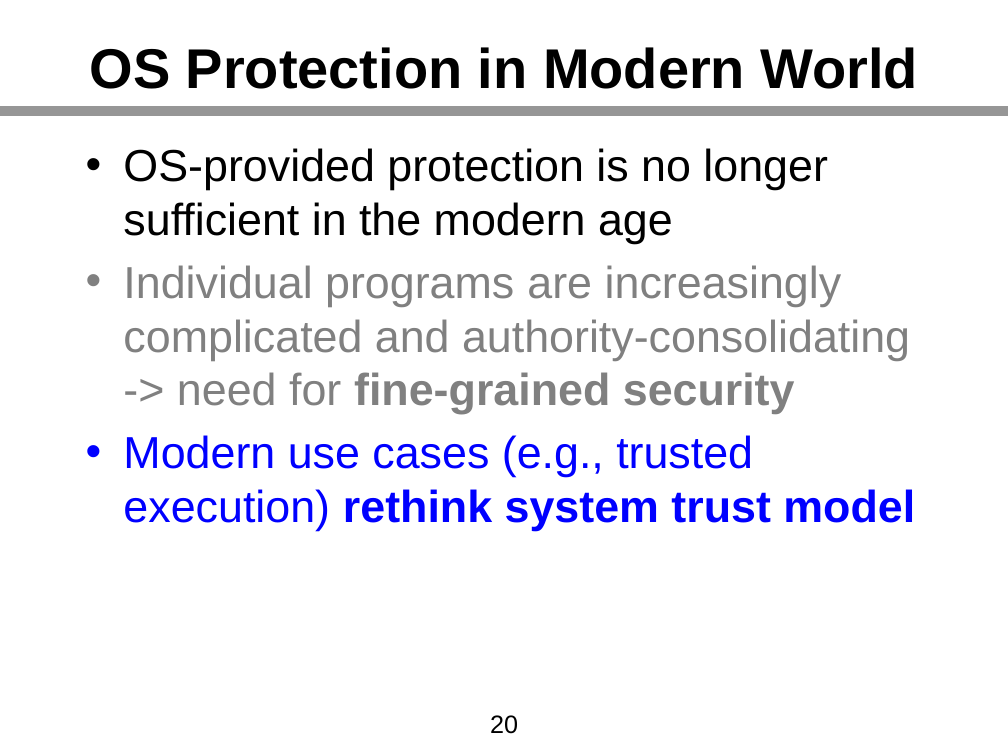
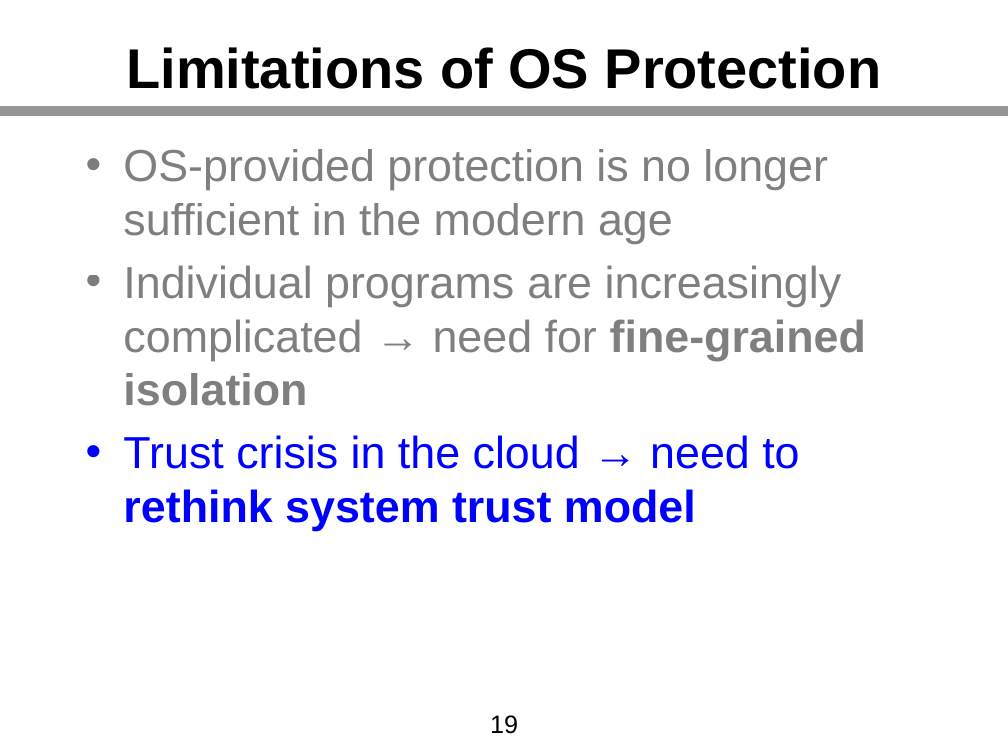
Before and after one commit to kha-dinh/kha-dinh.github.io, a slide deck: slide 19 of assets/pdf/thesis_slides.pptx (slide 20 before the commit). Drawn at 1008x756 pixels with LibreOffice and Linux fonts; fonts in the diff are those of the drawing. Boxes give left, top, right and bottom in pixels: in the first picture for what was removed or moved away, otherwise in the second. Text is boxed around its words. In the diff, an @@ line names an element or a change of style, - is before the commit and + after.

```diff
--- a/assets/pdf/thesis_slides.pptx
+++ b/assets/pdf/thesis_slides.pptx
@@ title at (126, 47, 882, 89): text changed @@
-OS Protection in Modern World
+Limitations of OS Protection
@@ text at (123, 149, 828, 244): text colour #000000 to #000000 at 50% opacity in "OS-provided protection is no longer sufficient in ..." @@
@@ text at (123, 265, 866, 531): text changed; text colour #808080 to #000000 at 50% opacity @@
-• Individual programs are increasingly complicated and authority-consolidating -> need for fine-grained security
-• Modern use cases (e.g., trusted execution) rethink system trust model
+• Individual programs are increasingly complicated → need for fine-grained isolation
+• Trust crisis in the cloud → need to rethink system trust model
@@ page number at (490, 715, 518, 734): text changed @@
-20
+19
```
Also in this commit, not shown: 19 other slides changed, 66 slides added, 18 slides removed, 1 other file.
